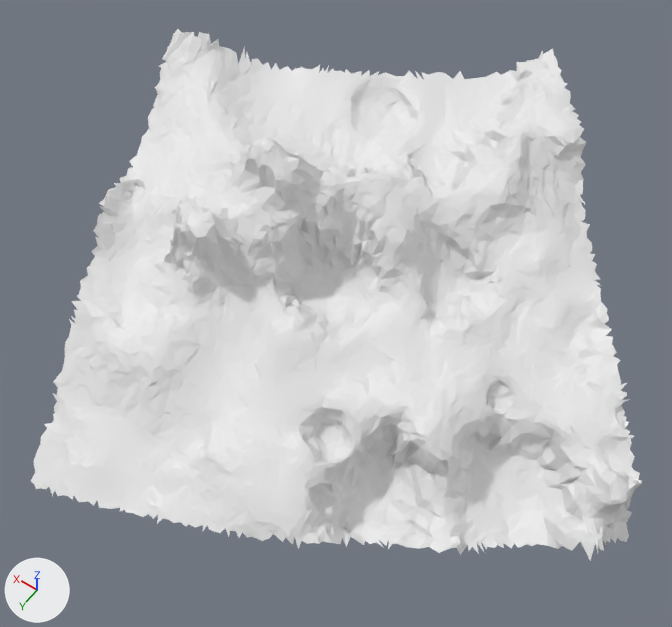
Renders of the glTF model moon small_tiles/tile_025.glb from each side of a commit.
Before and after are seen from a 50 mm lens placed at (-9.56, 15.4, 33.23), pointed at (-6.23, 10.73, 25.91). The lights are fixed; the arrows at lower left show +X, +Y and +Z. The older version comes first. Vertices at exactly the same position are counted once.

Before the edit, the objects in view are built like this:
```python
me_t25 = bpy.data.meshes.new('t25')
me_t25.from_pydata(...)  # 7236 vertices, 14053 faces; spans x -9.62..-3.03, y 7.33..13.56, z 24.68..27.41
ob_t25 = bpy.data.objects.new('t25', me_t25)
ob_t25.location = (0.0, 0.0, 0.0)
```
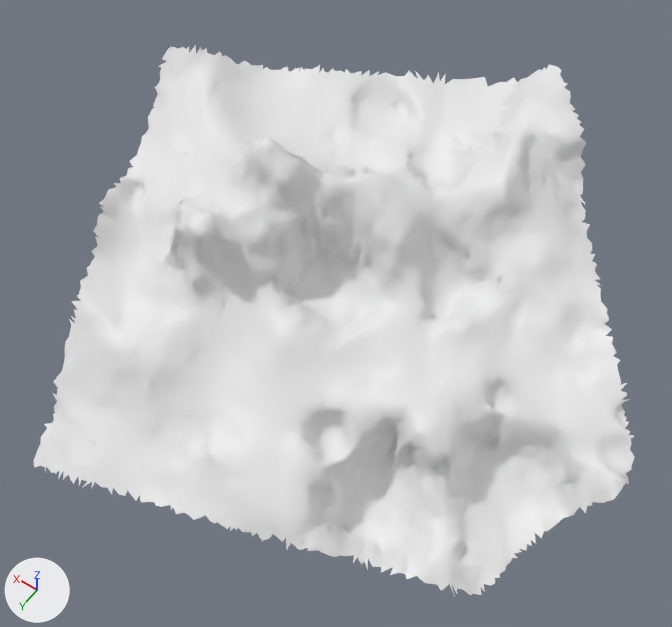
What changed in the scene script:
```text
Change me_t25:
    used by ob_t25; location = (0.0, 0.0, 0.0)
    remove me_t25.from_pydata(...)  # 7236 vertices, 14053 faces; spans x -9.62..-3.03, y 7.33..13.56, z 24.68..27.41
    add me_t25.from_pydata(...)  # 7119 vertices, 13818 faces; spans x -9.4..-3.11, y 7.53..13.42, z 24.75..27.41
    me_t25 part 1: 200 vertices removed from x -9.62..-4.4, y 10.42..13.56, z 24.68..25.78; 147 vertices added at x -8.89..-7.1, y 11.37..12.74, z 24.76..25.12
    me_t25 part 2: 39 vertices removed from x -4.58..-3.03, y 8.56..9.52, z 26.81..27.19
    me_t25 part 3: 25 vertices removed from x -6.73..-5.46, y 7.33..8.05, z 26.81..27.2
```

Boxes (x1, y1, x2, y2) around the edits, measured in the pictures (672 x 627 px; the box of a moved part takes in the faces that stretch with it):
't25', reshaped: before (31, 29, 642, 561); after (33, 45, 635, 596)
part 1 of me_t25, moved or reshaped: before (31, 466, 642, 561); after (286, 537, 527, 596)
part 2 of me_t25, deleted: before (167, 29, 329, 73)
part 3 of me_t25, deleted: before (421, 48, 558, 82)
